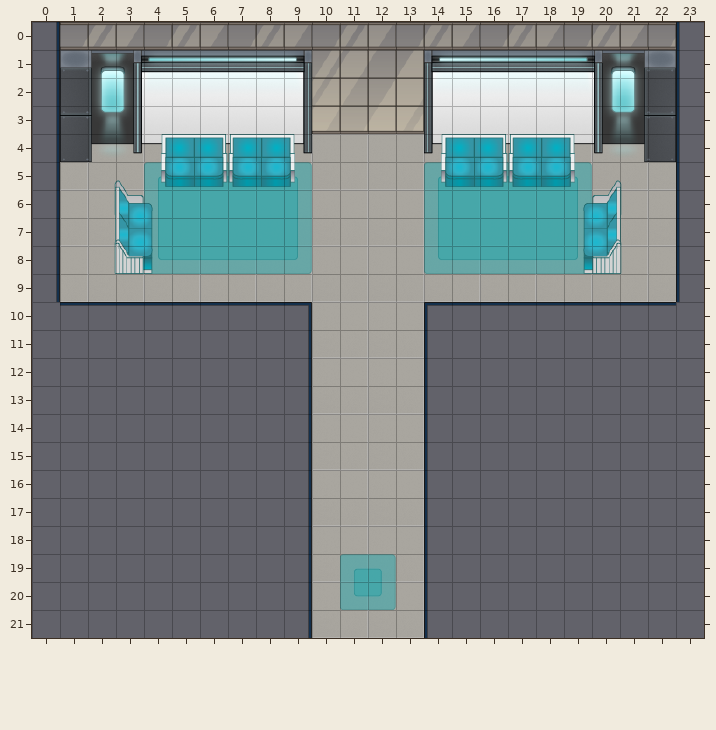
Tiled map (JSON) -- lobby-map.tmj. Above: the version before the commit.
Cells are 32x32 px. Shown: x 0..23, y 0..21.
The same view after the edit:
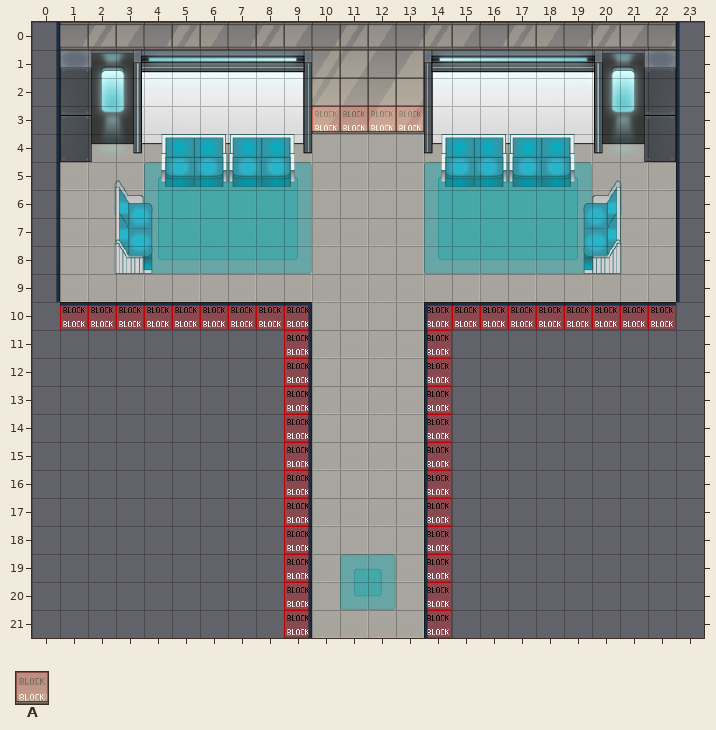
Key: from "Chunk 1": A 1.
_ is an empty cell.
Tiles of an added or newly shown layer are drawn over the layers below it.
See-through tiles are keyed as they look on the map.
From the commit log: Deploying to gh-pages from master @ 0c4dfaa85f9288cac274552a5f0c4ce3ecaebe12 🚀
What changed:
Layer "collisions" (now shown):
y 3: x 10..13 ____ -> AAAA
y 10: x 1..9 _________ -> AAAAAAAAA; x 14..22 _________ -> AAAAAAAAA
y 11..21: x 9 _ -> A; x 14 _ -> A
Where, in picture pixels (left, top, right, bottom), the same in both pictures:
added: (312, 106, 424, 131)
added: (60, 305, 309, 638)
added: (427, 305, 676, 638)
